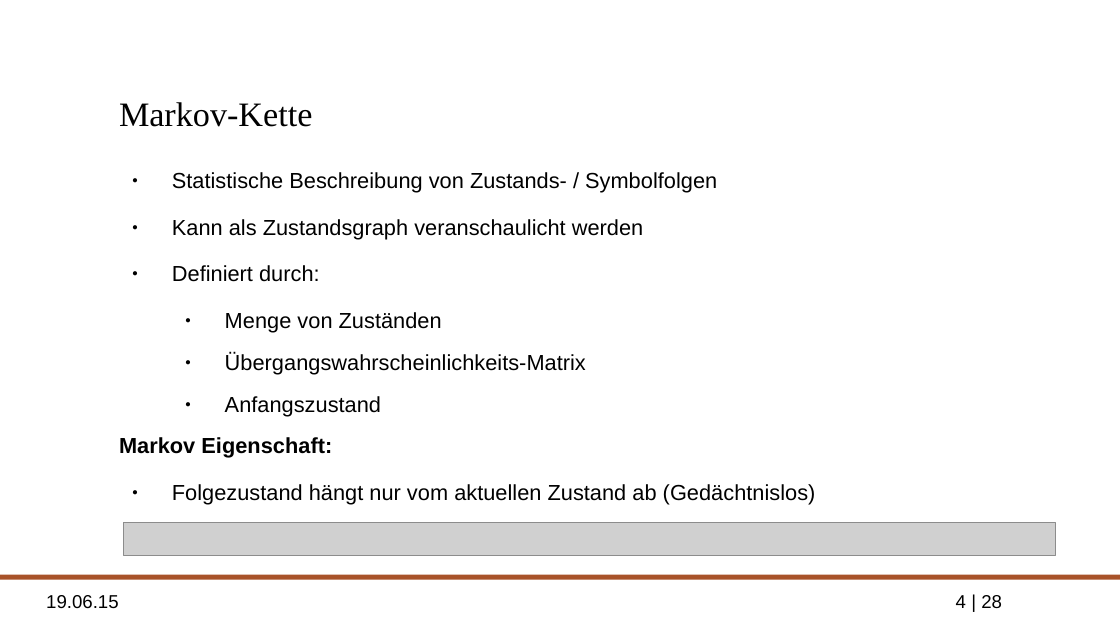
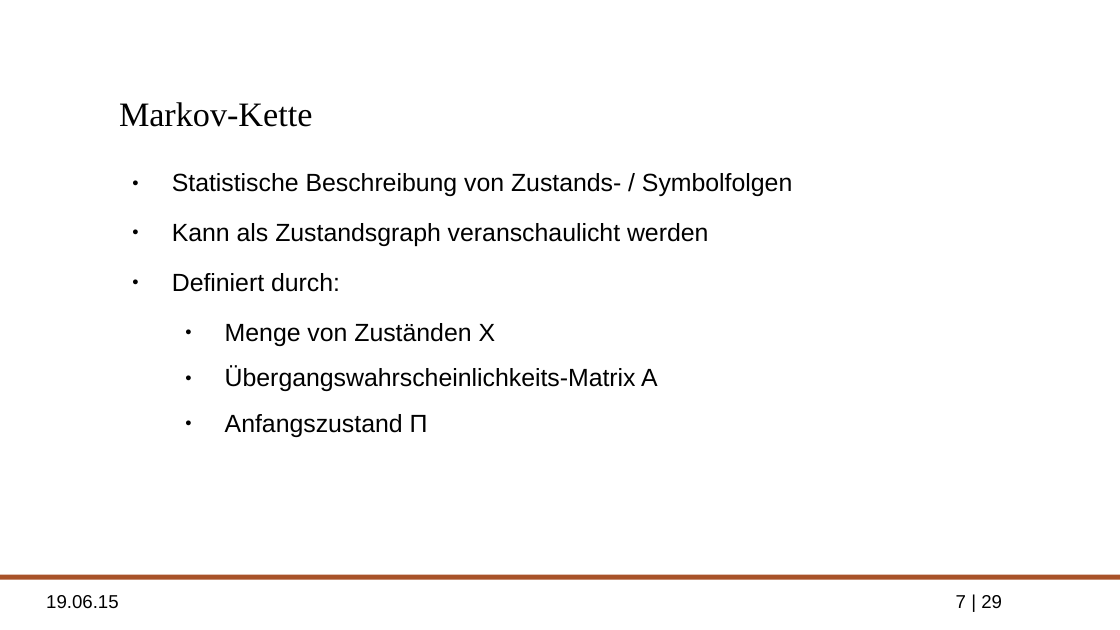
Before and after one commit to ppasler/Formale-Methoden-HMM, a slide deck: slide 7 of presentation/hidden_markov_pasler.odp (slide 4 before the commit). Drawn at 1120x630 pixels with LibreOffice and Linux fonts; fonts in the diff are those of the drawing; grey boxes stand for pictures; background and template pictures are left out. Boxes give left, top, right and bottom in pixels: in the first picture for what was removed or moved away, otherwise in the second. Text is boxed around its words. In the diff, an @@ line names an element or a change of style, - is before the commit and + after.

```diff
--- a/presentation/hidden_markov_pasler.odp
+++ b/presentation/hidden_markov_pasler.odp
@@ text at [172,173,792,292]: size 14 to 16 pt in "Statistische Beschreibung von Zustands- / Symbolfolgen", "Kann als Zustandsgraph veranschaulicht werden", "Definiert durch:" @@
@@ text at [225,323,658,437]: text changed; size 14 to 16 pt @@
-  ● Menge von Zuständen
-  ● Übergangswahrscheinlichkeits-Matrix
-  ● Anfangszustand
-Markov Eigenschaft:
-● Folgezustand hängt nur vom aktuellen Zustand ab (Gedächtnislos)
+  ● Menge von Zuständen X
+  ● Übergangswahrscheinlichkeits-Matrix A
+  ● Anfangszustand Π
@@ picture removed at [123,523,1055,556] @@
@@ page number at [956,595,1002,608]: text changed @@
-4 | 28
+7 | 29
```
Also in this commit, not shown: 11 other slides changed, 4 slides added, 3 slides removed, 2 other files.
